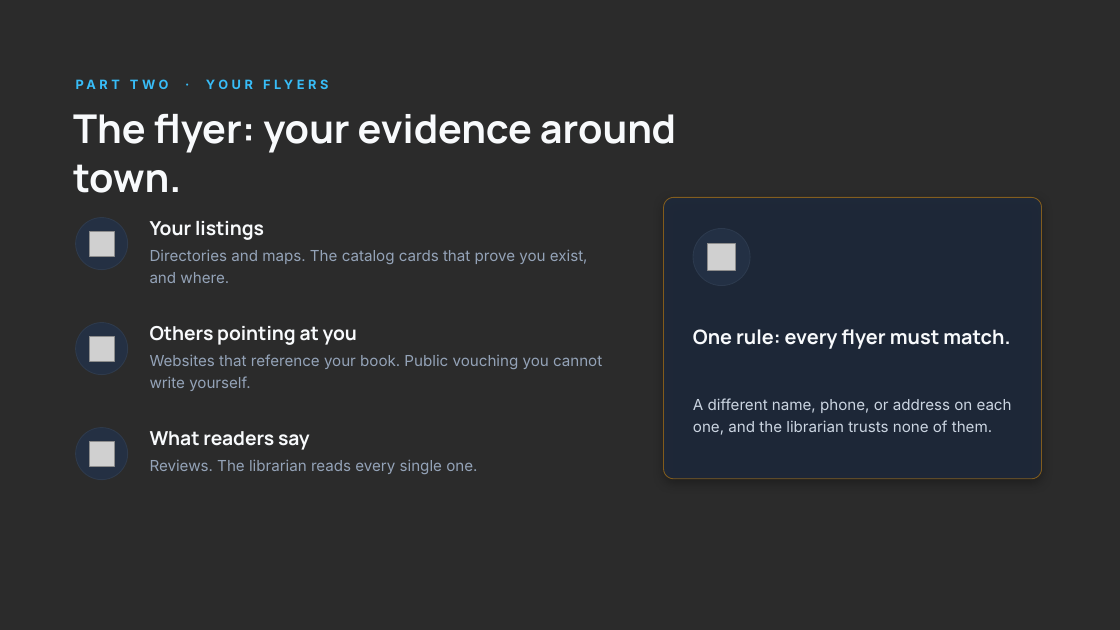
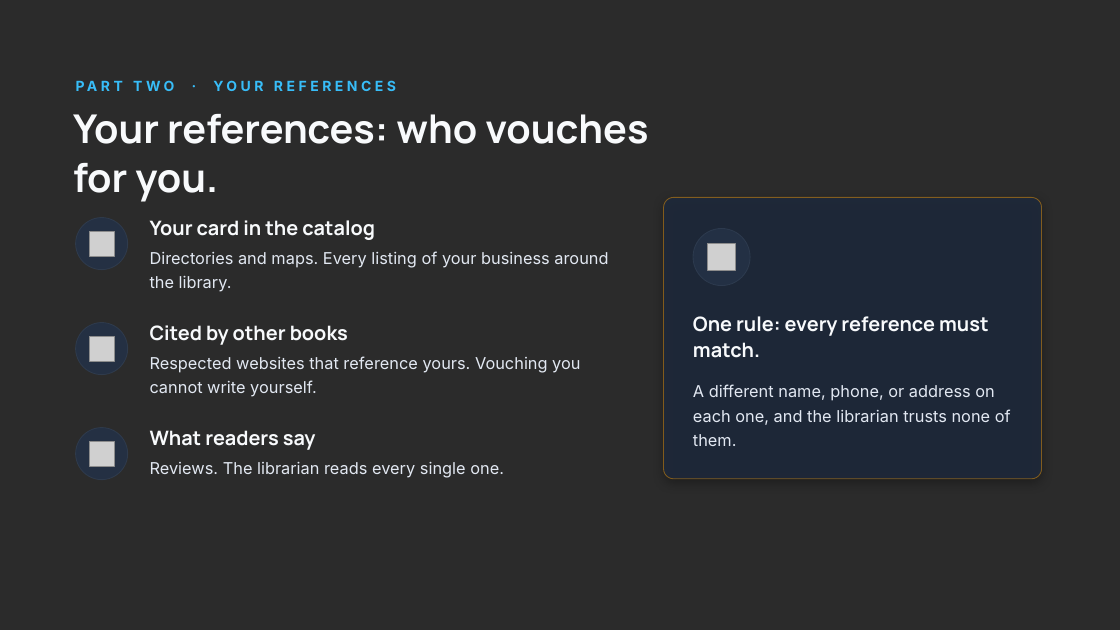
Before and after one commit to forge-dev-studio/client-reports, a slide deck: slide 6 of bni-2026/deck-8373f356/demystifying-seo.pptx. Drawn at 1120x630 pixels with LibreOffice and Linux fonts; fonts in the diff are those of the drawing; grey boxes stand for pictures; background and template pictures are left out; a plain dark background stands for a picture behind light text. Boxes give left, top, right and bottom in pixels: in the first picture for what was removed or moved away, otherwise in the second. Text is boxed around its words. In the diff, an @@ line names an element or a change of style, - is before the commit and + after.

```diff
--- a/bni-2026/deck-8373f356/demystifying-seo.pptx
+++ b/bni-2026/deck-8373f356/demystifying-seo.pptx
@@ text at (213, 80, 396, 91): text changed; size 11 to 12 pt @@
-PART TWO · YOUR FLYERS
+PART TWO · YOUR REFERENCES
@@ text at (73, 114, 648, 202): text changed @@
-The flyer: your evidence around town.
+Your references: who vouches for you.
@@ text at (150, 220, 375, 240): text changed; size 16.5 to 17 pt @@
-Your listings
+Your card in the catalog
@@ text at (150, 251, 608, 292): text changed; size 13 to 14 pt; text colour #94A3B8 to #E2E8F2 @@
-Directories and maps. The catalog cards that prove you exist, and where.
+Directories and maps. Every listing of your business around the library.
@@ text at (150, 325, 348, 345): text changed; size 16.5 to 17 pt @@
-Others pointing at you
+Cited by other books
@@ text at (693, 316, 989, 358): text changed @@
-One rule: every flyer must match.
+One rule: every reference must match.
@@ text at (150, 356, 580, 397): text changed; size 13 to 14 pt; text colour #94A3B8 to #E2E8F2 @@
-Websites that reference your book. Public vouching you cannot write yourself.
+Respected websites that reference yours. Vouching you cannot write yourself.
@@ text "A different name, phone, or ..." at (693, 384, 1011, 446): size 13 to 14 pt, text colour #CBD5E1 to #E2E8F2 @@
@@ text "What readers say" at (150, 430, 316, 450): size 16.5 to 17 pt @@
@@ text "Reviews. The librarian reads every ..." at (150, 462, 504, 478): size 13 to 14 pt, text colour #94A3B8 to #E2E8F2 @@
```
Also in this commit, not shown: 12 other slides changed, 1 other file.
